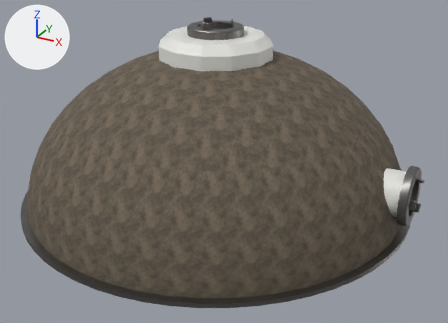
Renders of the glTF model models/station/lowpoly/ax_station_16_dome_deployed.glb from each side of a commit.
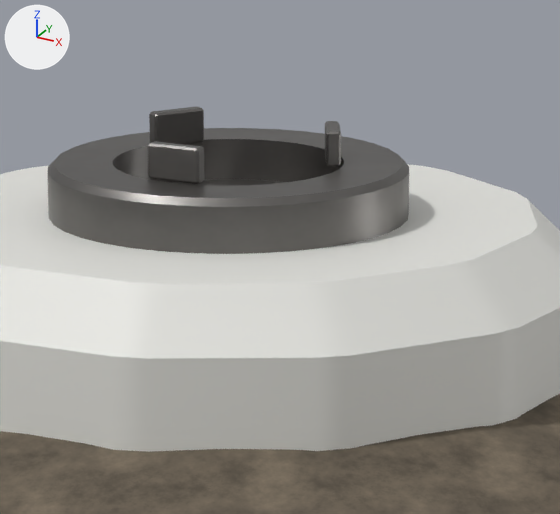
The first picture shows the older version from a camera (50 mm lens) standing at (8.65, -15.25, 6.06) and looking at (0.51, -0.45, -1.34). The close-ups show the older and then the newer version on the part from 40% to 60% of the width and 0% to 25% of the height of that picture. Only the edits that show in the close-ups are written down. Arrows for +X, +Y and +Z are at upper left; the lights stay in place. Vertices at exactly the same position are counted once.

In view in the first close-up: 'port_top', 'port_top_petals', 'regolith_cover', 'rigid_core' and 1 more.
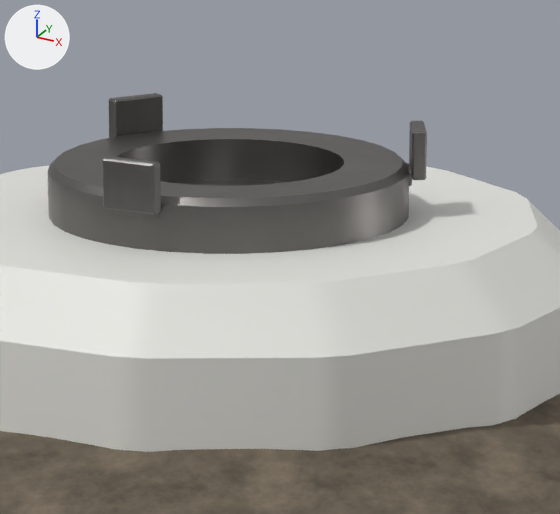
Edits to the bpy script that builds the scene:
```text
Change me_ax_station_16_dome_deployed_port_top_petals:
    used by ob_port_top_petals; location = (0.0, 0.0, 0.0)
    remove me_ax_station_16_dome_deployed_port_top_petals.from_pydata(...)  # 72 vertices, 132 faces; spans x -0.485..0.485, y -0.492..0.352, z 2.538..2.692
    add me_ax_station_16_dome_deployed_port_top_petals.from_pydata(...)  # 162 vertices, 312 faces; spans x -0.812..0.812, y -0.868..0.541, z 2.448..2.692
    me_ax_station_16_dome_deployed_port_top_petals part 1: 24 vertices removed from x 0.311..0.485, y 0.108..0.352, z 2.538..2.692; 54 vertices added at x 0.633..0.812, y 0.295..0.541, z 2.448..2.692
    me_ax_station_16_dome_deployed_port_top_petals part 2: 24 vertices removed from x -0.485..-0.311, y 0.108..0.352, z 2.538..2.692; 54 vertices added at x -0.812..-0.633, y 0.295..0.541, z 2.448..2.692
    me_ax_station_16_dome_deployed_port_top_petals part 3: 54 vertices added at x -0.128..0.128, y -0.868..-0.788, z 2.448..2.692
    me_ax_station_16_dome_deployed_port_top_petals part 4: 24 vertices removed from x -0.128..0.128, y -0.492..-0.428, z 2.538..2.692
```

Where the change shows, as pixel boxes (x1, y1, x2, y2) in the close-ups (560 x 514 px):
'port_top_petals', reshaped (68% wider, 59% taller)
    before: (148, 106, 341, 184)
    after: (102, 93, 427, 218)
part 1 of me_ax_station_16_dome_deployed_port_top_petals, reshaped
    before: (325, 121, 341, 167)
    after: (407, 121, 427, 186)
part 2 of me_ax_station_16_dome_deployed_port_top_petals, reshaped
    before: (149, 106, 204, 144)
    after: (109, 93, 163, 138)
part 3 of me_ax_station_16_dome_deployed_port_top_petals, added
    after: (102, 156, 161, 218)
part 4 of me_ax_station_16_dome_deployed_port_top_petals, deleted
    before: (148, 141, 205, 184)
